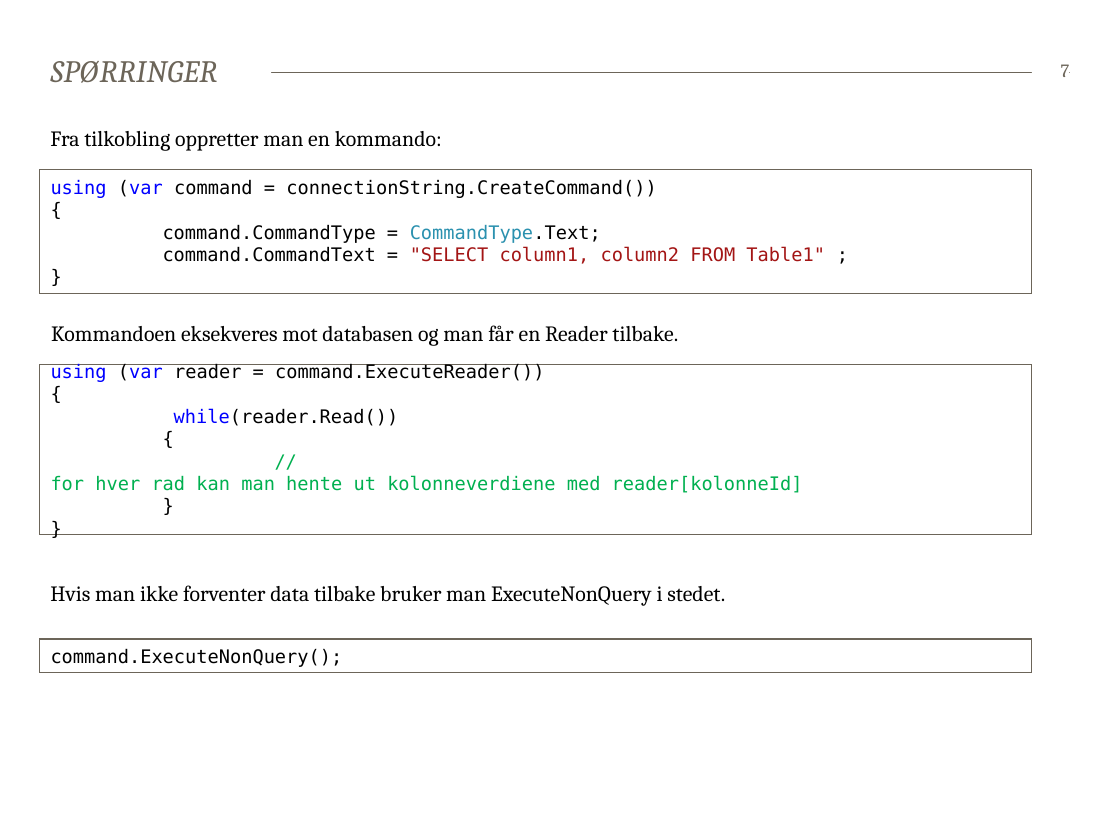
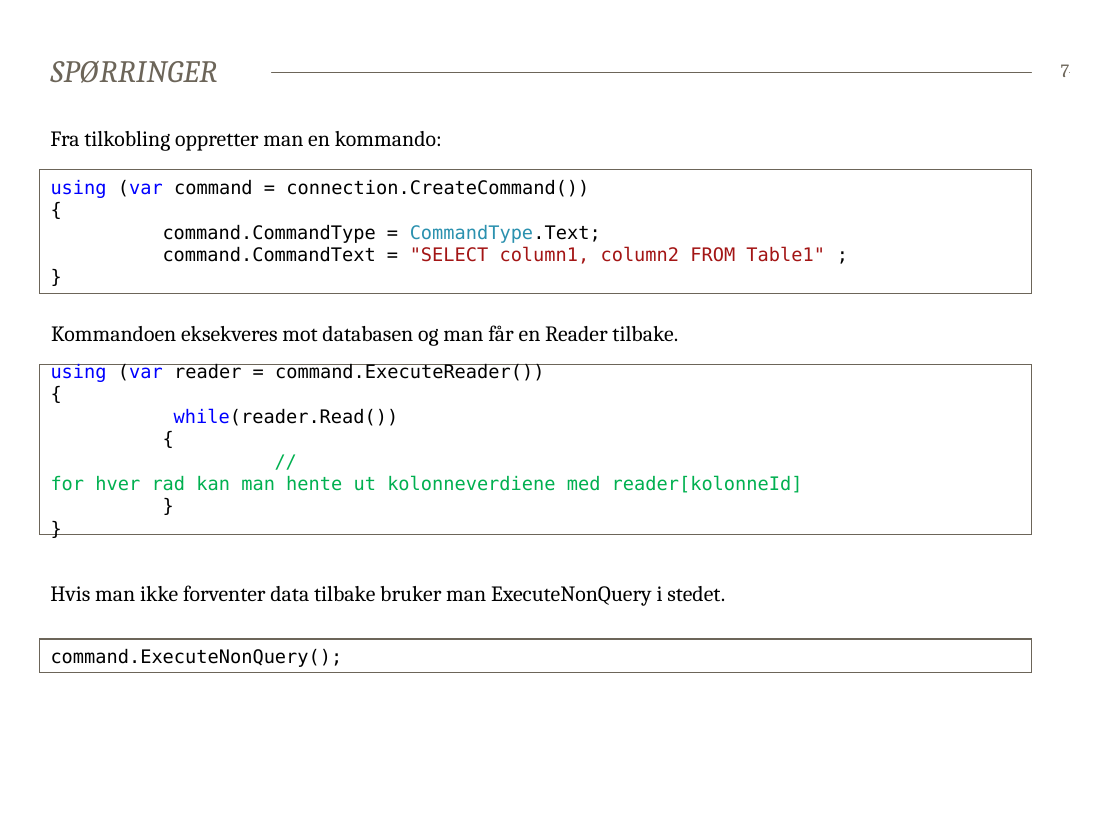
Before and after one commit to bekk/dotnetkurs, a slide deck: slide 7 of persistingData/persistingData.pptx. Drawn at 1120x840 pixels with LibreOffice and Linux fonts; fonts in the diff are those of the drawing. Boxes give left, top, right and bottom in pixels: in the first picture for what was removed or moved away, otherwise in the second. Text is boxed around its words. In the diff, an @@ line names an element or a change of style, - is before the commit and + after.

```diff
--- a/persistingData/persistingData.pptx
+++ b/persistingData/persistingData.pptx
@@ text in rectangle at [51, 179, 589, 198]: text changed @@
-using (var command = connectionString.CreateCommand())
+using (var command = connection.CreateCommand())
```
Also in this commit, not shown: 2 other slides changed, 1 other file.
